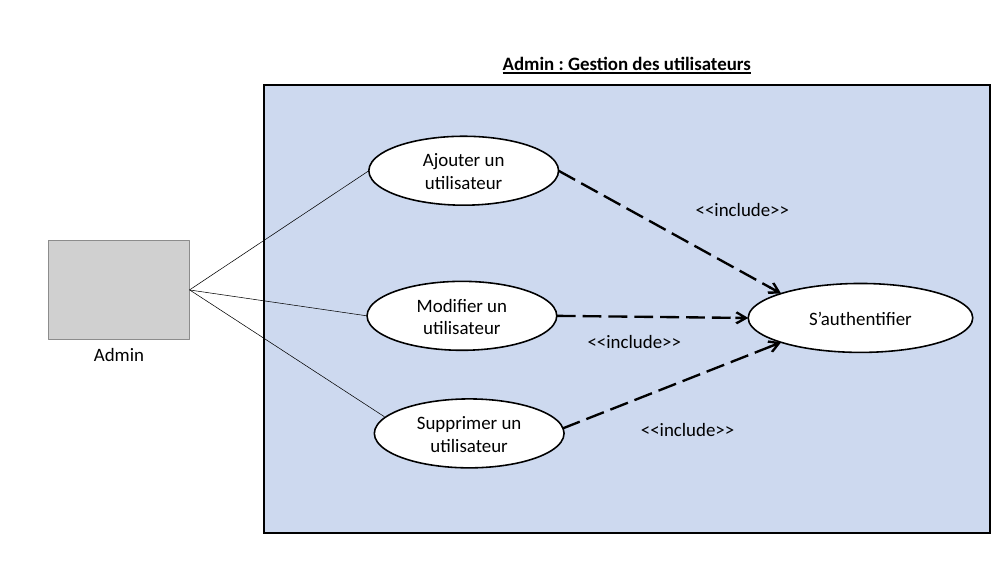
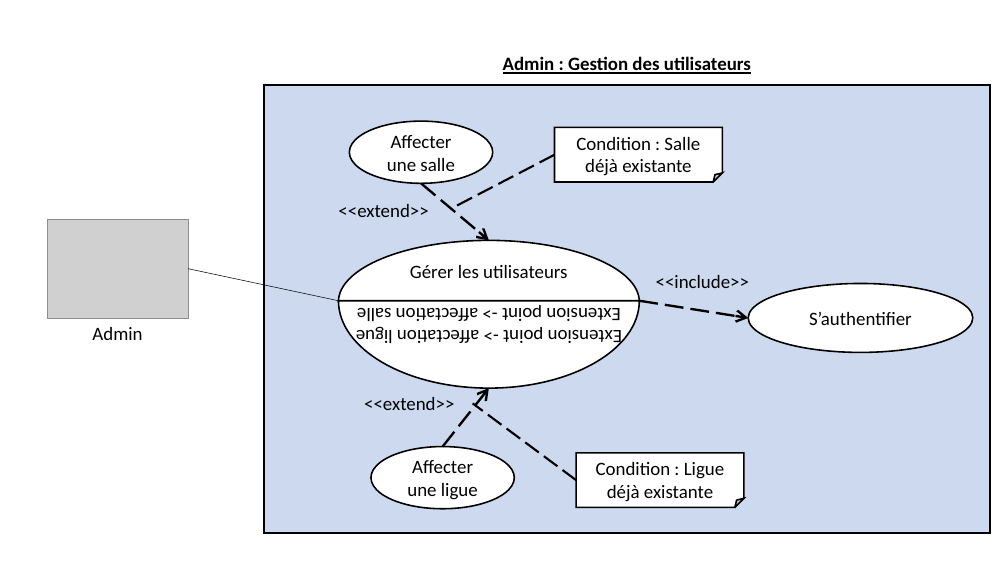
Before and after one commit to wezerg/m2l_r2s-full_app-csharp, a slide deck: slide 1 of Documentation/Ecrit/03b_Diagramme_de_cas.pptx. Drawn at 1008x567 pixels with LibreOffice and Linux fonts; fonts in the diff are those of the drawing; grey boxes stand for pictures. Boxes give left, top, right and bottom in pixels: in the first picture for what was removed or moved away, otherwise in the second. Text is boxed around its words. In the diff, an @@ line names an element or a change of style, - is before the commit and + after.

Commit message:
Ajout fiche E4, fix use case, spec technique

```diff
--- a/Documentation/Ecrit/03b_Diagramme_de_cas.pptx
+++ b/Documentation/Ecrit/03b_Diagramme_de_cas.pptx
@@ ellipse added at (349,121,493,183), fill #FFFFFF, outline #000000 1.5 pt, 18 pt, text #000000 @@
+Affecter une salle
@@ ellipse removed at (369,136,559,205) @@
-Ajouter un utilisateur
@@ folded corner added at (555,128,723,182), fill #FFFFFF, outline #000000 1.5 pt, 18 pt, text #000000 @@
+Condition : Salle déjà existante
@@ line removed from (190, 290) to (369, 171) @@
@@ line added from (555, 155) to (453, 208), #000000 2 pt dashed @@
@@ arrow removed from (559, 171) to (781, 293) @@
@@ text added at (338,204,428,217), 18 pt, text #000000 @@
+<<extend>>
@@ arrow added from (421, 184) to (489, 240), #000000 2.25 pt dashed @@
@@ text removed at (696,203,789,216) @@
-<<include>>
@@ picture: place and size @@
-picture at (48,240,189,339)
+picture at (47,219,188,318)
@@ line moved from (190, 290) - (367, 316) to (188, 268) - (339, 301) @@
@@ freeform shape added at (339,240,640,302), fill #FFFFFF, outline #000000 1.5 pt, 18 pt, text #000000 @@
+Gérer les utilisateurs
@@ text "<<include>>": place and size @@
-text "<<include>>" at (588,335,681,348)
+text "<<include>>" at (656,275,749,288)
@@ line removed from (190, 290) to (385, 417) @@
@@ ellipse removed at (367,281,557,350) @@
-Modifier un utilisateur
@@ text "Admin": place and size @@
-text "Admin" at (94,348,144,361)
+text "Admin" at (92,327,142,340)
@@ freeform shape added at (339,301,640,389), fill #FFFFFF, outline #000000 1.5 pt, 18 pt, text #000000 @@
+Extension point -> affectation ligue
+Extension point -> affectation salle
@@ arrow moved from (557, 316) - (749, 318) to (640, 301) - (749, 318) @@
@@ arrow removed from (563, 429) to (781, 343) @@
@@ arrow added from (443, 447) to (489, 388), #000000 2.25 pt dashed @@
@@ text added at (364,397,454,410), 18 pt, text #000000 @@
+<<extend>>
@@ ellipse removed at (374,399,564,468) @@
-Supprimer un utilisateur
@@ line added from (576, 480) to (473, 404), #000000 2 pt dashed @@
@@ ellipse added at (371,447,515,509), fill #FFFFFF, outline #000000 1.5 pt, 18 pt, text #000000 @@
+Affecter une ligue
@@ text removed at (641,423,734,436) @@
-<<include>>
@@ folded corner added at (576,453,744,507), fill #FFFFFF, outline #000000 1.5 pt, 18 pt, text #000000 @@
+Condition : Ligue déjà existante
```
Also in this commit, not shown: 1 other slide changed, 5 other files.
